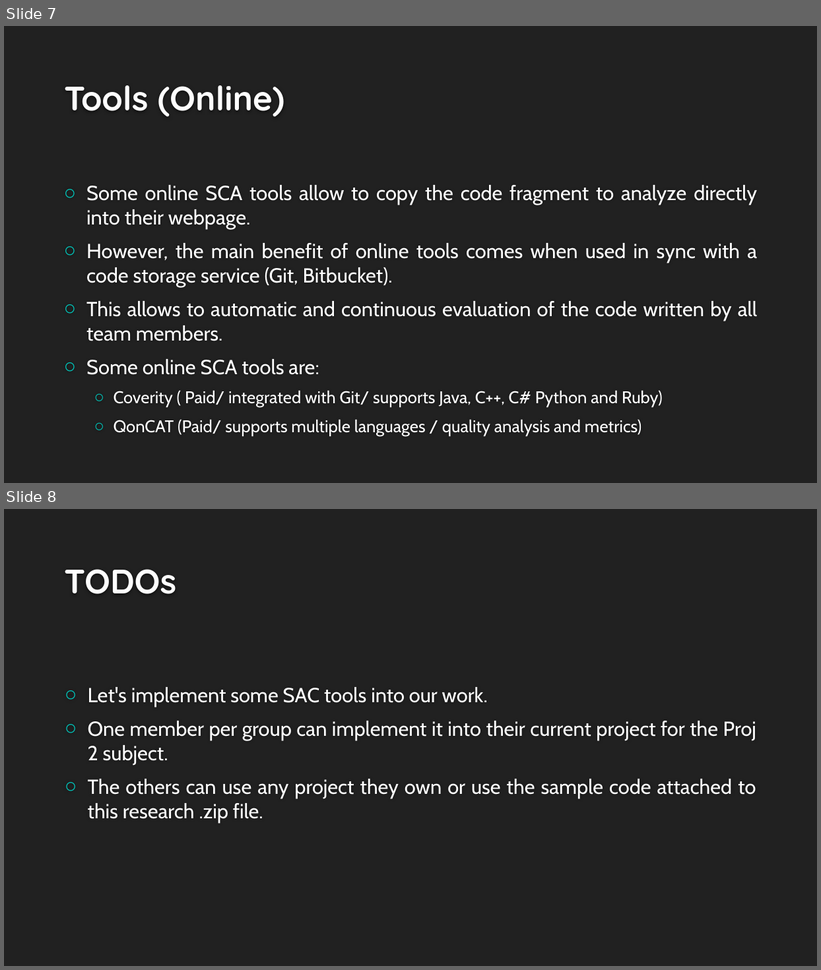
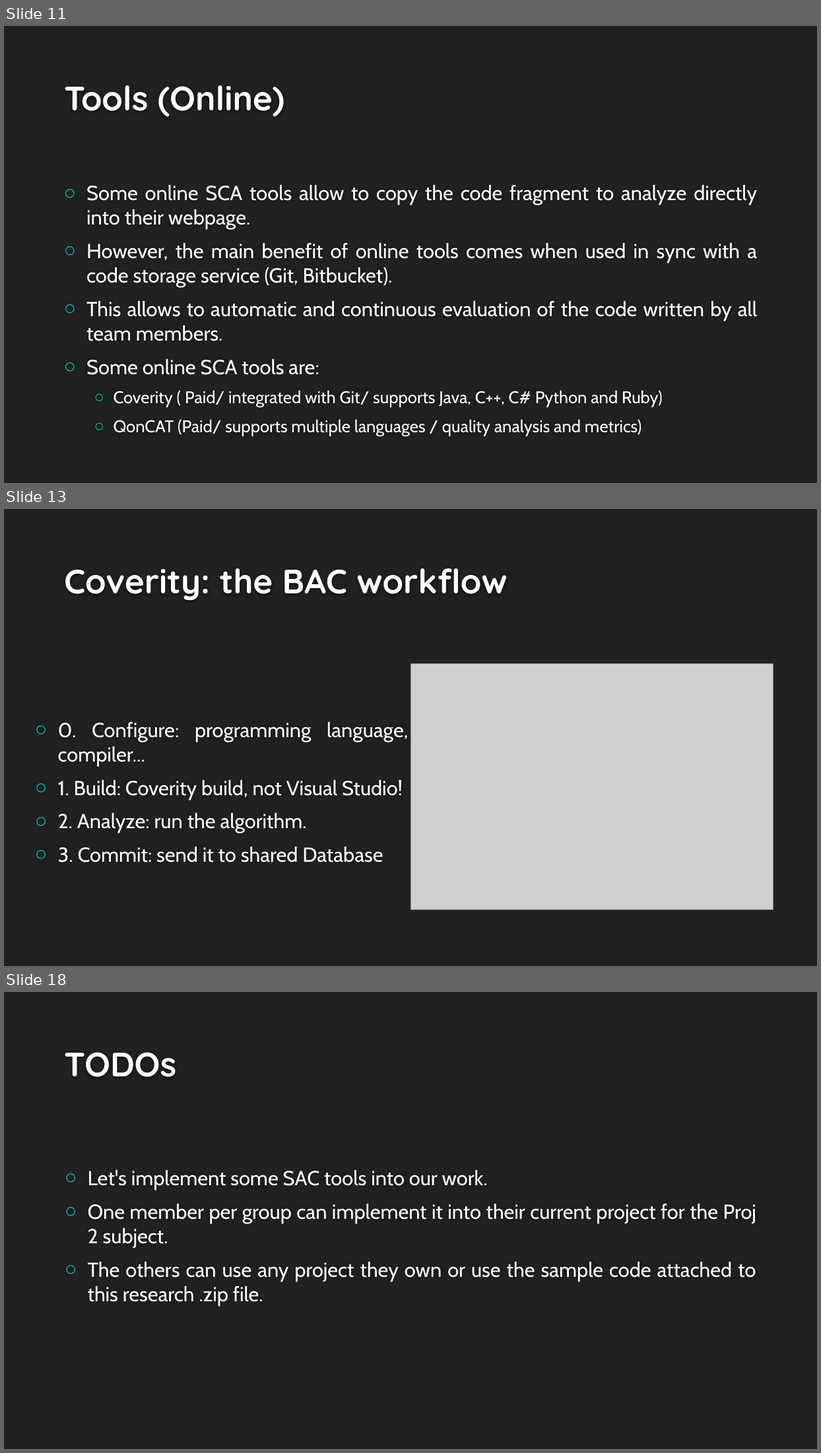
Before and after one commit to rodrigodpl/Static-Code-Analysis, a slide deck: docs/Static Code Analysis.pptx. Shown one above the other, each under a label of ours: slides 7 and 8 before the commit, slides 11, 13 and 18 after it; the slides between them are not shown. The pictures are 821x970 and 821x1453 pixels, drawn with LibreOffice and Linux fonts; fonts in the diff are those of the drawing; grey boxes stand for pictures; background and template pictures are left out. Boxes give left, top, right and bottom in pixels: in the first picture for what was removed or moved away, otherwise in the second. Text is boxed around its words. In the diff, an @@ line names an element or a change of style, - is before the commit and + after.

```diff
--- a/docs/Static Code Analysis.pptx
+++ b/docs/Static Code Analysis.pptx
@@ slide 13 added at <box>4,509,817,966</box>, background #212121 @@
@@ title added at <box>64,568,507,601</box>, 40 pt, text #FEFEFE, bold @@
+Coverity: the BAC workflow
@@ picture added at <box>411,664,774,910</box> @@
@@ text added at <box>58,722,408,863</box>, 24 pt, text #FFFFFF @@
+○ 0. Configure: programming language, compiler...
+○ 1. Build: Coverity build, not Visual Studio!
+○ 2. Analyze: run the algorithm.
+○ 3. Commit: send it to shared Database
@@ what was slide 7 is now slide 11 @@
@@ what was slide 8 is now slide 18 @@
```
Also in this commit, not shown: 5 slides changed, 10 other slides added.
